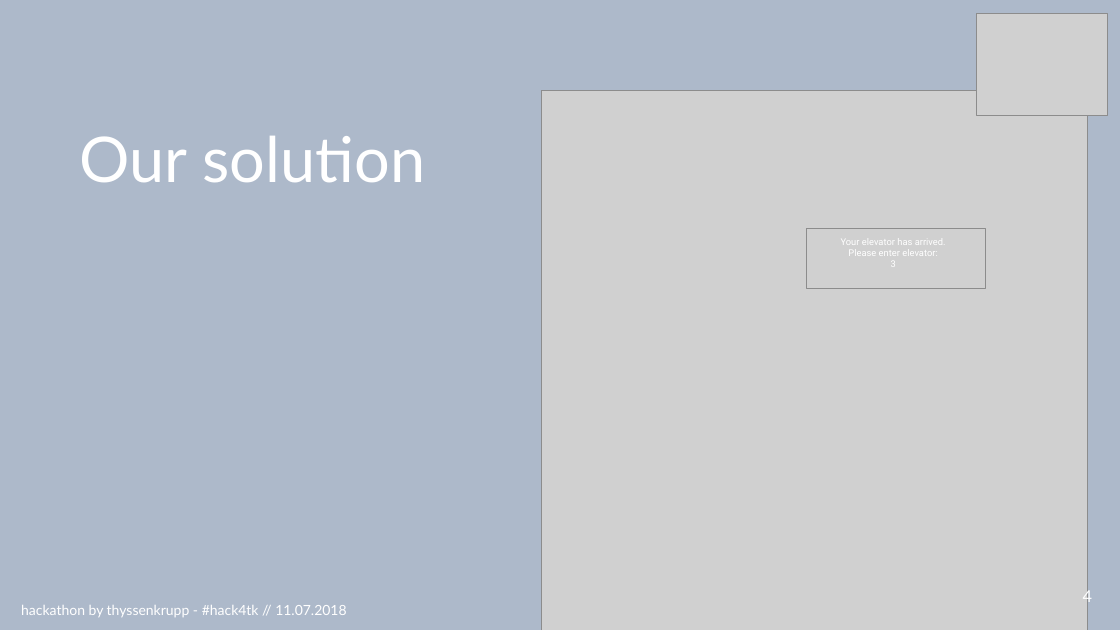
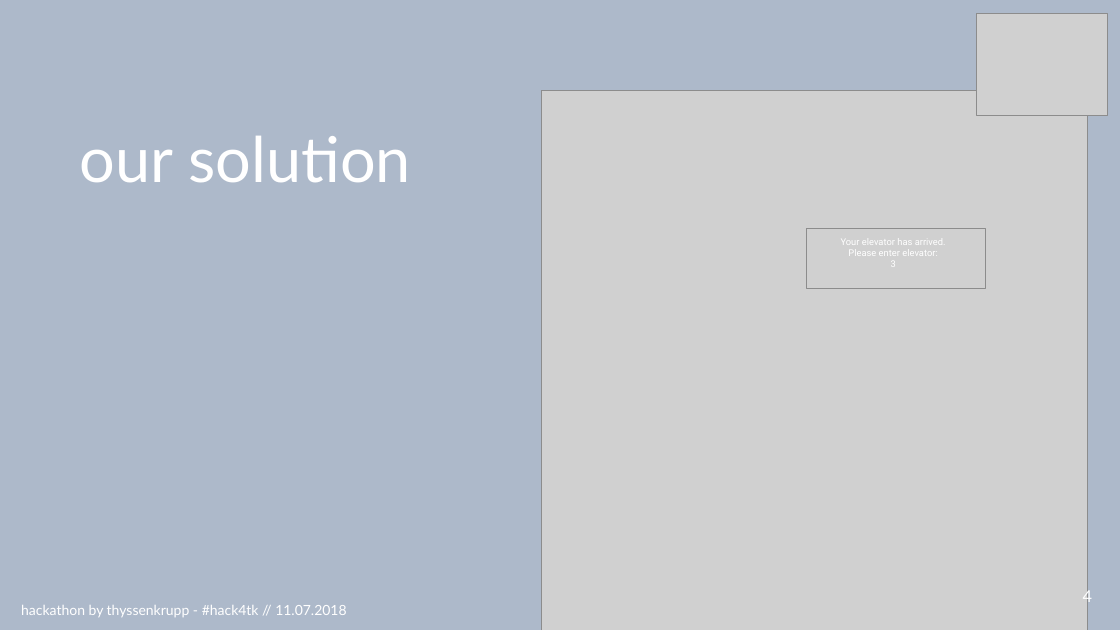
Before and after one commit to RBEGamer/HACK4TK_HACKATHON_2018, a slide deck: slide 6 of presentationHack4tk.pptx. Drawn at 1120x630 pixels with LibreOffice and Linux fonts; fonts in the diff are those of the drawing; grey boxes stand for pictures. Boxes give left, top, right and bottom in pixels: in the first picture for what was removed or moved away, otherwise in the second. Text is boxed around its words. In the diff, an @@ line names an element or a change of style, - is before the commit and + after.

```diff
--- a/presentationHack4tk.pptx
+++ b/presentationHack4tk.pptx
@@ text at (80,136,411,182): text changed @@
-Our solution
+our solution
```
Also in this commit, not shown: 7 other slides changed.
